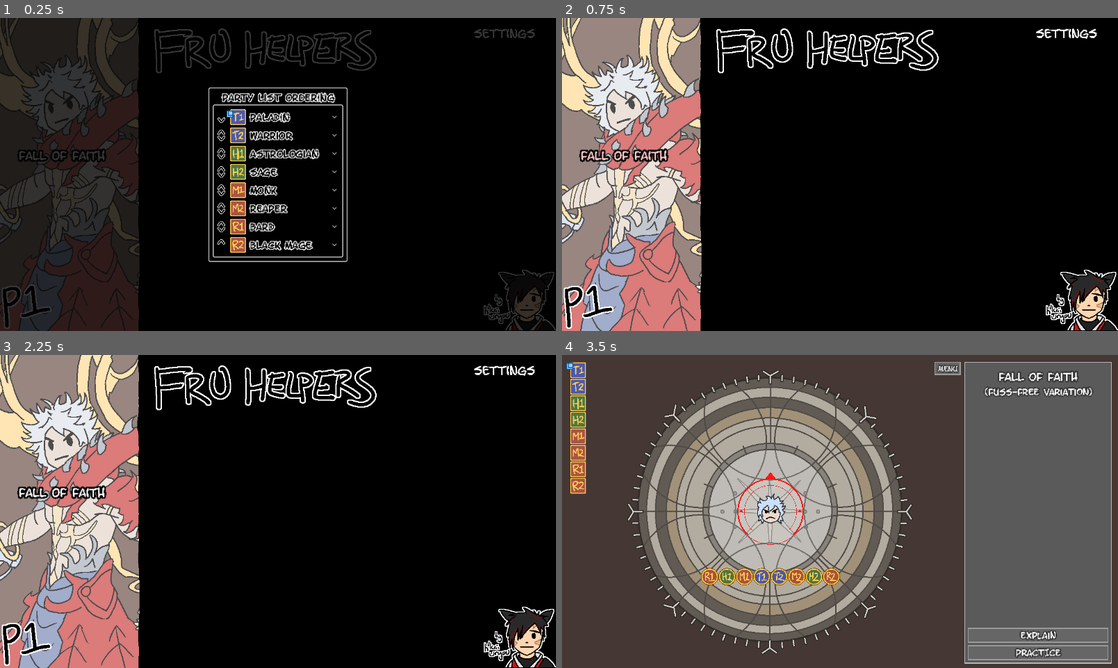
Above: before the commit, frames 1-4 (two rows, left to right).
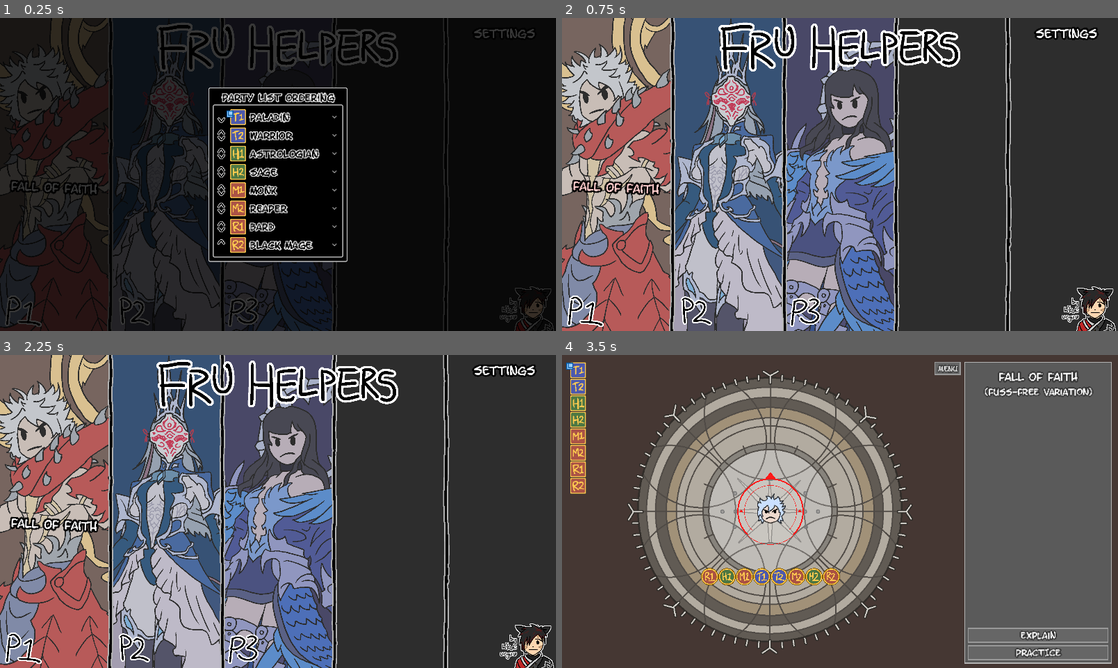
Above: after the commit, the same moments.

Repository: blastron/fru-helpers
Game: Godot game, scene res://main.tscn
Same seed, same stepped clock (60 frames per second), same inputs: the game is played once before the commit and once after it.
Inputs:
- Up to frame 1 (0.25 s): no input
- Up to frame 2 (0.75 s): click "fall of faith" at 0.5 s
- Up to frame 3 (2.25 s): click "fall of faith" at 1.25 s; click "menu" at 2 s
- Up to frame 4 (3.5 s): click "fall of faith" at 2.75 s

The runs differ from the first frame. In frame 1, 25% of the frame differs, in the area x 0-100%, y 0-100%; in frame 2, 96%; in frame 3, 96%; in frame 4, nothing differs.

Commit message:
Resizable window + HD main menu

Diff:
--- a/main.tscn
+++ b/main.tscn
@@ -13,8 +13,9 @@
 script = ExtResource("1_4nxve")
 
 [node name="TextureRect" type="TextureRect" parent="."]
-offset_right = 960.0
-offset_bottom = 540.0
+offset_right = 2560.0
+offset_bottom = 1440.0
+scale = Vector2(0.5, 0.5)
 texture = ExtResource("2_c7xrd")
 
 [node name="p1" type="Node" parent="."]
@@ -23,12 +24,13 @@
 anchors_preset = 15
 anchor_right = 1.0
 anchor_bottom = 1.0
-offset_left = 36.0
-offset_top = 295.0
-offset_right = -1030.0
-offset_bottom = -383.0
+offset_left = 19.0
+offset_top = 364.0
+offset_right = -1047.0
+offset_bottom = -314.0
 grow_horizontal = 2
 grow_vertical = 2
+rotation = 0.0428097
 focus_mode = 0
 mouse_default_cursor_shape = 2
 text = "fall of faith"
@@ -51,10 +53,11 @@
 visible = false
 
 [node name="github button" type="TextureButton" parent="."]
-offset_left = 1114.0
-offset_top = 579.0
-offset_right = 1280.0
-offset_bottom = 719.0
+offset_left = 1150.0
+offset_top = 617.0
+offset_right = 1400.0
+offset_bottom = 842.0
+scale = Vector2(0.5, 0.5)
 focus_mode = 0
 mouse_default_cursor_shape = 2
 texture_normal = ExtResource("4_lna2a")
Binary file changed: main/kai button hover.png
Binary file changed: main/kai button mask.bmp
Binary file changed: main/kai button pressed.png
Binary file changed: main/kai button.png
Binary file changed: main/title.png
